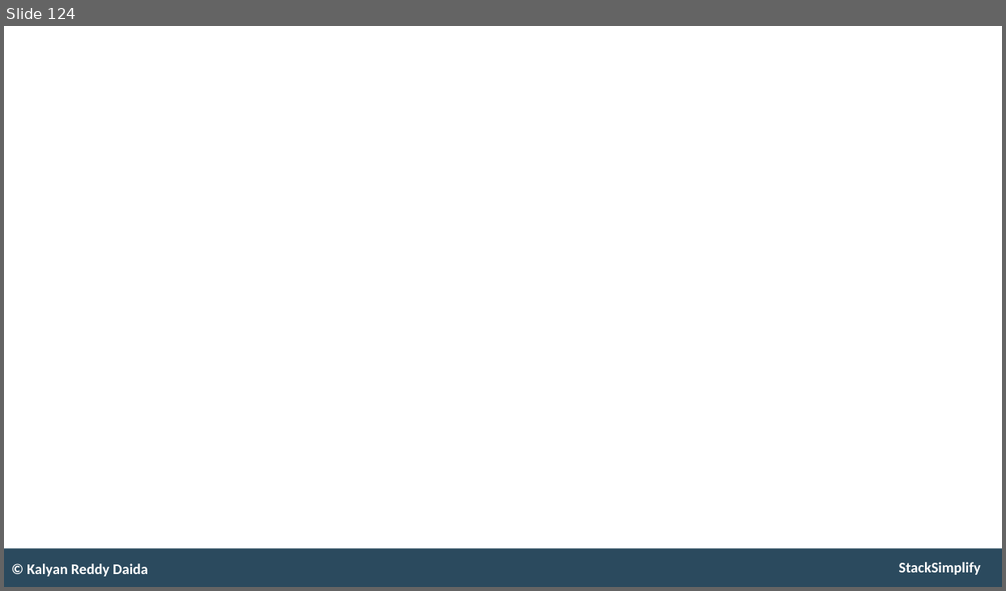
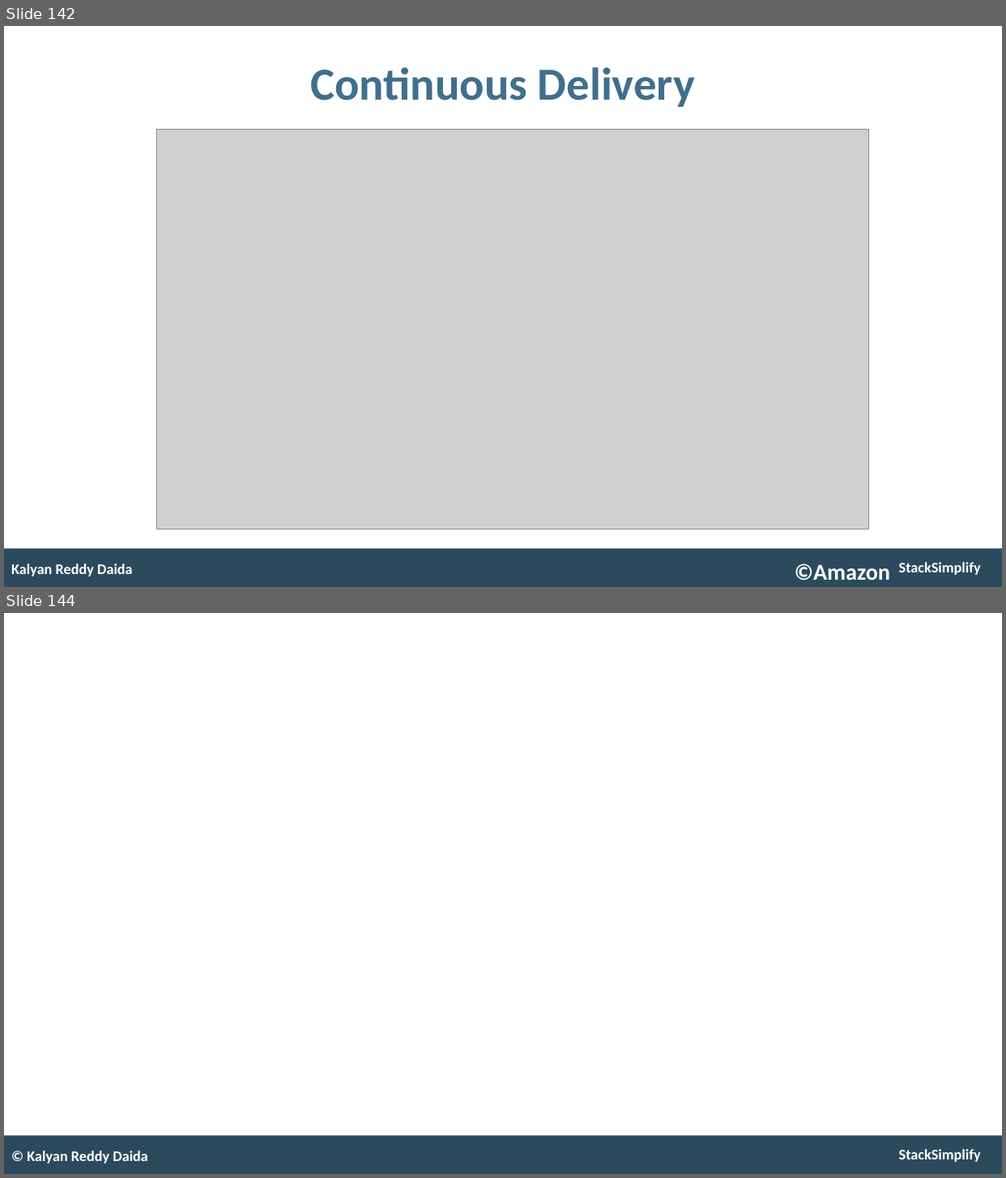
Before and after one commit to talvionyx/aws-eks-kubernetes-masterclass, a slide deck: presentation/AWS-Fargate-and-EKS-Masterclass.pptx. Shown one above the other, each under a label of ours: slide 124 before the commit, slides 142 and 144 after it; the slides between them are not shown. The pictures are 1006x591 and 1006x1178 pixels, drawn with LibreOffice and Linux fonts; fonts in the diff are those of the drawing; grey boxes stand for pictures. Boxes give left, top, right and bottom in pixels: in the first picture for what was removed or moved away, otherwise in the second. Text is boxed around its words. In the diff, an @@ line names an element or a change of style, - is before the commit and + after.

```diff
--- a/presentation/AWS-Fargate-and-EKS-Masterclass.pptx
+++ b/presentation/AWS-Fargate-and-EKS-Masterclass.pptx
@@ slide 142 added at box(4, 26, 1002, 587), background #FFFFFF; not listed: 2 template elements that a slide beside it also shows @@
@@ title added at box(310, 67, 695, 107), 53 pt, text #406F8D, bold @@
+Continuous Delivery
@@ picture added at box(156, 130, 868, 529) @@
@@ text added at box(11, 564, 133, 577), 17 pt, text #FFFFFF, bold @@
+Kalyan Reddy Daida
@@ text added at box(795, 564, 891, 580), 26.4 pt, text #FFFFFF, bold @@
+©Amazon
@@ what was slide 124 is now slide 144 @@
```
Also in this commit, not shown: 1 slide changed, 19 other slides added, 1 other file.
